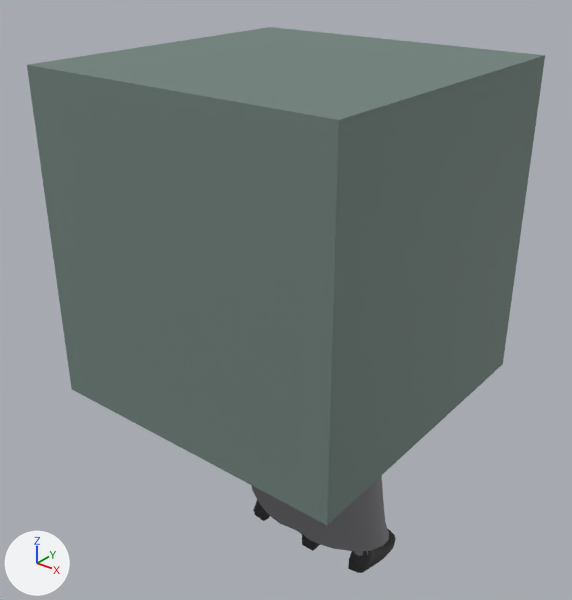
Two versions of the glTF model apps/web/public/avatars/gteki-commuter-mpfb.glb, one commit apart.
One viewpoint serves both versions: a camera (50 mm lens) standing at (1.37, -1.87, 2.15) and looking at (-0.06, -0.08, 1.04). Arrows for +X, +Y and +Z are at lower left; the lights stay in place. The first picture is the older version.

Names of what the first picture shows: 'VIS_body', 'VIS_daypack'.
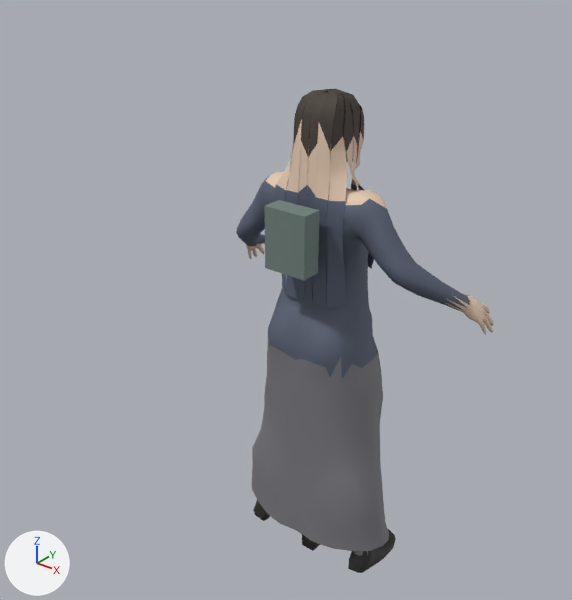
Changed parts and their boxes [x1, y1, x2, y2] in the pictures (572 x 600 px):
'VIS_daypack', deleted
    before: [27, 27, 545, 525]
'VIS_body', unchanged, uncovered by the edit
    before: [252, 476, 396, 573]
    after: [236, 89, 494, 573]

The change in detail:
Object 'VIS_daypack' (ob_vis_daypack) is deleted.
